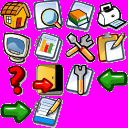
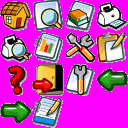
Before/after of a 128 × 128 layered artwork. What changed in the layer stack:
renamed "Calque 3" to "Calque 5", painted on it over (x1=0, y1=32, x2=32, y2=64)
